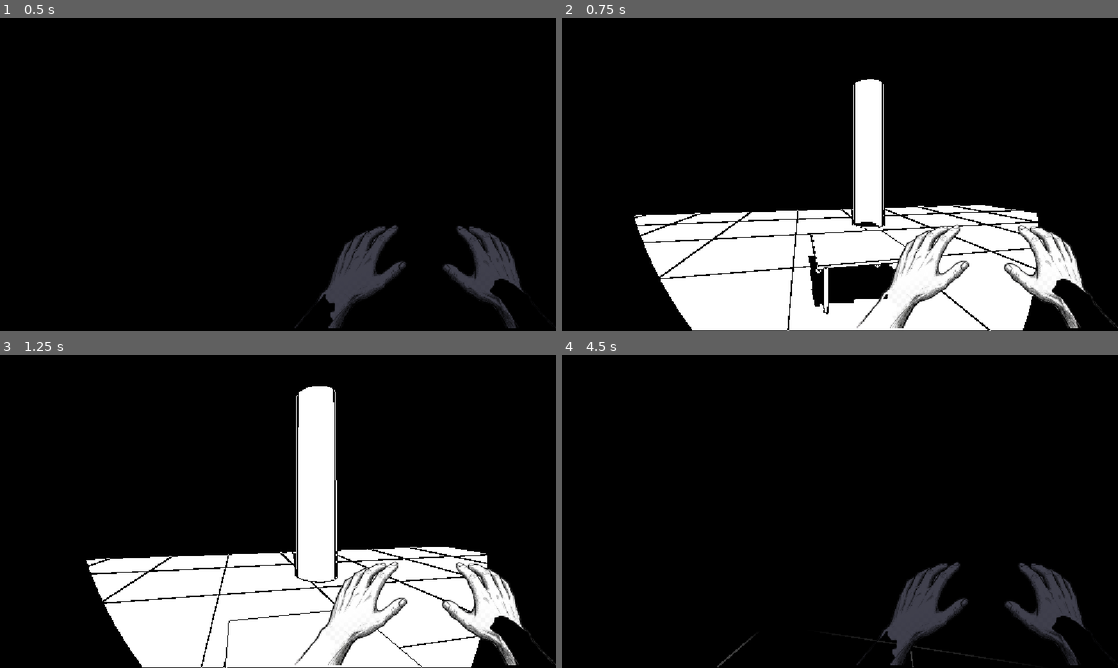
Above: before the commit, frames 1-4 (two rows, left to right).
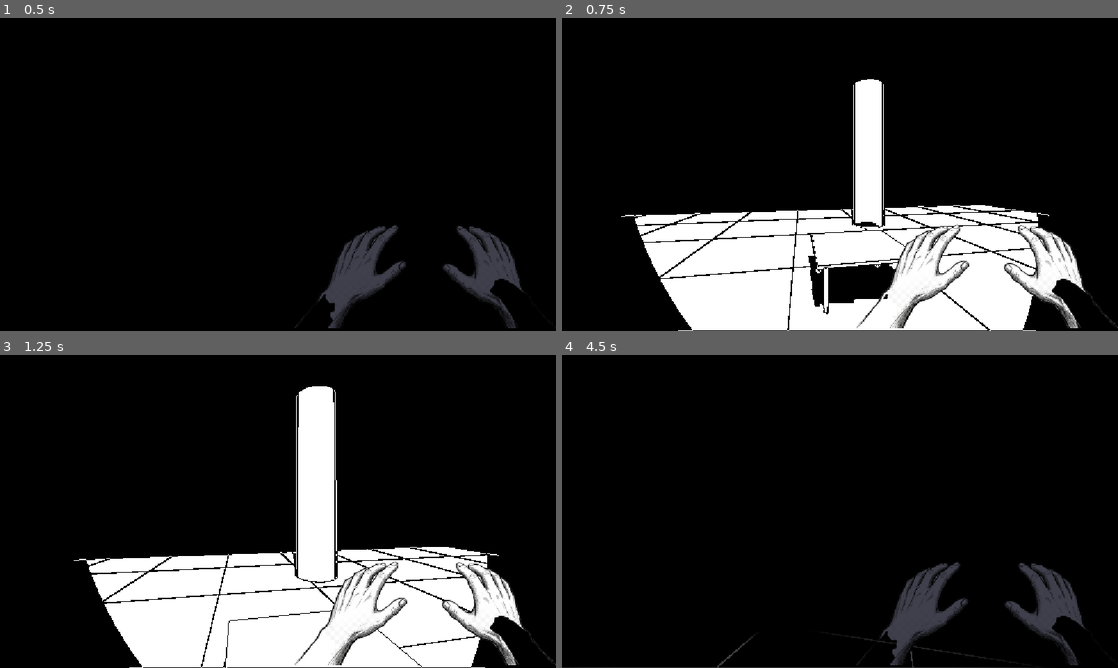
Above: after the commit, the same moments.

Repository: gpwid/gamejam-dinamik21-sparklestudios
Game: Godot game, scene res://scenes/level/test_world.tscn
Two runs of this game, one before a commit and one after it. Both use one fixed random seed, a clock stepped at 60 frames per second and the inputs below.
Inputs (mouse positions are in pixels of both pictures, inside the frame that each line leads up to):
- Up to frame 1 (0.5 s): no input
- Up to frame 2 (0.75 s): tap Enter at 0.5 s; move the mouse to (867, 174) at 0.52 s; hold W (move_forward) from 0.53 s (still down); hold E (interact) from 0.53 s (still down); click (867, 174) at 0.67 s
- Up to frame 3 (1.25 s): keep holding W (move_forward); keep holding E (interact)
- Up to frame 4 (4.5 s): keep holding W (move_forward); move the mouse to (812, 511) at 1.27 s; release E (interact) at 1.28 s; tap Shift (sprint) at 1.35, 4.35 s; move the mouse to (851, 505) at 2.02 s; press the mouse at (851, 505) at 2.03 s; tap Space at 2.75 s; move the mouse to (834, 517) at 2.77 s; release the mouse at (834, 517) at 2.78 s; right-click (834, 517) at 2.85 s; click (834, 517) at 2.92 s; move the mouse to (878, 514) at 3.52 s; hold E (interact) 3.53-4.28 s; move the mouse to (795, 508) at 4.27 s

Frame 1 is identical in both runs. In frame 2, less than 0.1% of the frame differs, in the area x 10-88%, y 62-100%; in frame 3, less than 0.1%; in frame 4, 0.2%, in the area x 0-84%, y 99-100%.

Commit message:
fix: fixed shaders for echolocation skill

Diff:
--- a/assets/material/noir_outline.gdshader
+++ b/assets/material/noir_outline.gdshader
@@ -3,6 +3,9 @@
 
 uniform sampler2D screen_texture : source_color, hint_screen_texture, filter_nearest;
 uniform sampler2D depth_texture : hint_depth_texture, repeat_disable, filter_nearest;
+
+global uniform vec3 tap_origin;
+global uniform float tap_radius;
 
 uniform float outline_width : hint_range(0.5, 3.0, 0.5) = 1.0;
 uniform float depth_edge_threshold : hint_range(0.01, 0.5, 0.005) = 0.08;
@@ -78,16 +81,21 @@
 	bool is_crease = (max_lap <= depth_edge_threshold) && (crease > normal_edge_threshold) && (d_c < 18.0);
 
 	vec3 final_col = screen_col;
-	if (lum_c > 0.15) {
-		// Area terang: garis tepi siluet & sudut berwarna HITAM
-		if (pos_lap > depth_edge_threshold || is_crease) {
-			final_col = vec3(0.0);
-		}
-	} else if (flashlight_on) {
+	bool in_spot = false;
+	if (flashlight_on) {
 		vec3 to_frag = p_c - flashlight_view_pos;
 		float dist = length(to_frag);
 		float cone_dot = dot(safe_normalize(to_frag), safe_normalize(flashlight_view_dir));
-		if (dist <= flashlight_range && cone_dot >= flashlight_cos_angle) {
+		in_spot = (dist <= flashlight_range) && (cone_dot >= flashlight_cos_angle - 0.02);
+	}
+
+	if (lum_c > 0.15) {
+		// Area terang di dalam senter: garis tepi siluet & sudut berwarna HITAM (jangan hapus garis putih echolocation di luar senter)
+		if (in_spot && (pos_lap > depth_edge_threshold || is_crease)) {
+			final_col = vec3(0.0);
+		}
+	} else {
+		if (in_spot) {
 			// Area gelap di dalam kerucut senter: garis PUTIH untuk objek gelap-di-atas-gelap & sudut gelap
 			float max_neighbor_lum = max(max(get_lum(uv_l), get_lum(uv_r)), max(get_lum(uv_u), get_lum(uv_d)));
 			bool dark_over_dark = (max_neighbor_lum <= 0.15) && (neg_lap > depth_edge_threshold);
@@ -95,6 +103,22 @@
 				final_col = vec3(1.0);
 			}
 		}
+
+		// Garis siluet & sudut putih saat echolocation aktif (termasuk sisi luar kotak/meja)
+		if (abs(tap_radius) > 0.05 && d_c < 50.0) {
+			vec3 world_pos = (INV_VIEW_MATRIX * vec4(p_c, 1.0)).xyz;
+			float tap_dist = distance(world_pos, tap_origin);
+			bool is_expanding = (tap_radius > 0.0);
+			float current_r = is_expanding ? tap_radius : floor(abs(tap_radius));
+			float global_fade = is_expanding ? 1.0 : fract(abs(tap_radius));
+
+			if (tap_dist <= current_r + 0.25) {
+				float revealed_area = 1.0 - smoothstep(current_r - 0.4, current_r + 0.2, tap_dist);
+				if (neg_lap > depth_edge_threshold || is_crease) {
+					final_col = max(final_col, vec3(revealed_area * global_fade));
+				}
+			}
+		}
 	}
 
 	ALBEDO = final_col;
